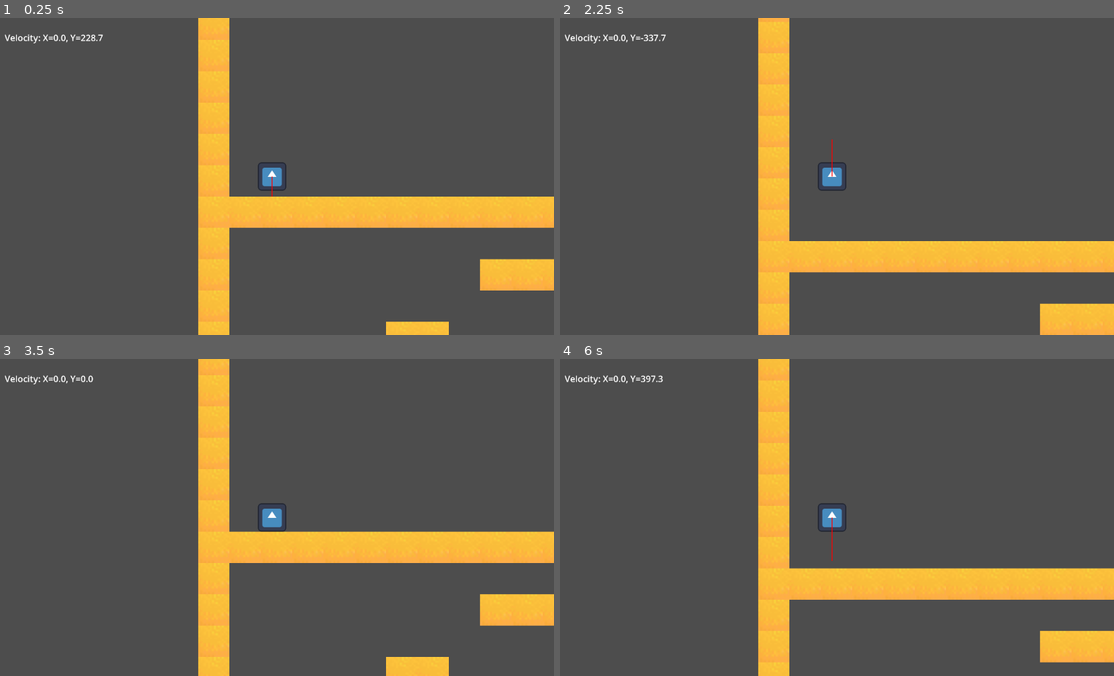
Above: before the commit, frames 1-4 (two rows, left to right).
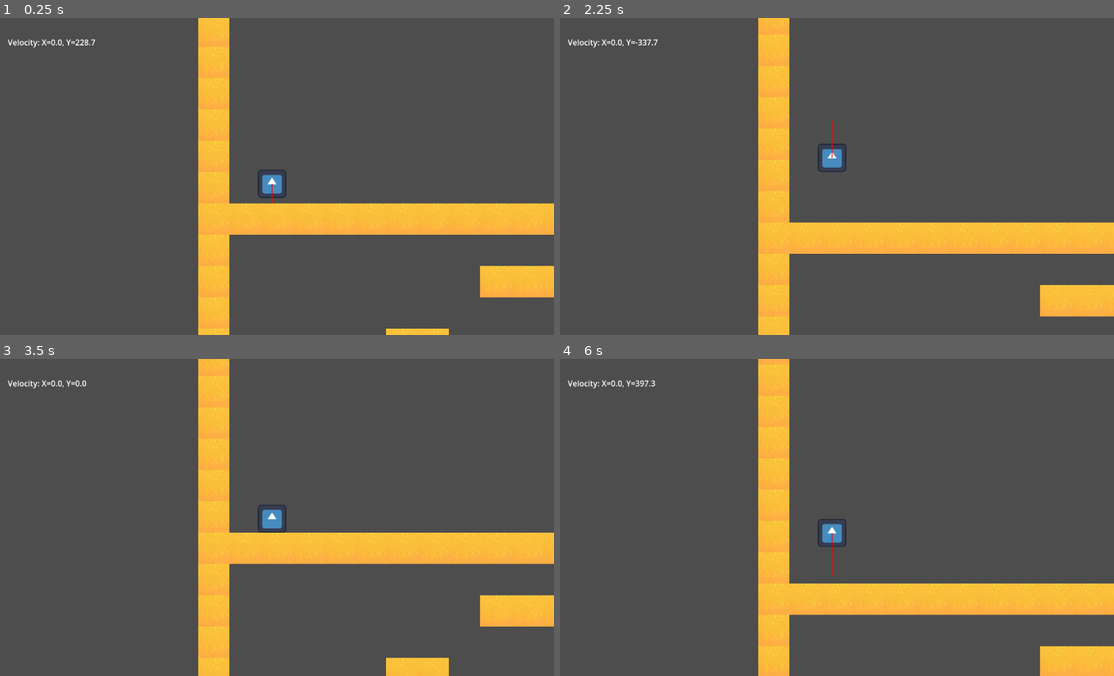
Above: after the commit, the same moments.

Repository: ImShyMike/platformer
Game: Godot game, scene res://main.tscn
Same seed, same stepped clock (60 frames per second), same inputs: the game is played once before the commit and once after it. The engine's default icon, where the game draws it, is replaced by a stand-in: a white triangle on a blue panel in a dark square.
Inputs:
- Up to frame 1 (0.25 s): no input
- Up to frame 2 (2.25 s): tap Enter at 1.25 s; tap Space at 2 s
- Up to frame 3 (3.5 s): no input
- Up to frame 4 (6 s): tap Enter at 4.25 s; tap Space at 5 s

The runs differ from the first frame. In frame 1, 4.1% of the frame differs, in the area x 0-100%, y 5-98%; in frame 2, 9.6%, in the area x 0-100%, y 1-100%; in frame 3, 1.1%; in frame 4, 7.8%.

Commit message:
camera smoothing

Diff:
--- a/platformer/main.tscn
+++ b/platformer/main.tscn
@@ -6,8 +6,8 @@
 [sub_resource type="GDScript" id="GDScript_0xm2m"]
 script/source = "extends CharacterBody2D
 
-@onready var velocity_label = $Camera2D/VelocityLabel
-@onready var velocity_line = $Camera2D/Line2D
+@onready var velocity_label = $UI/VelocityLabel
+@onready var velocity_line = $Line2D
 
 const SPEED = 400.0
 const JUMP_VELOCITY = -550.0
@@ -73,9 +73,6 @@
 
 [sub_resource type="RectangleShape2D" id="RectangleShape2D_ig7tw"]
 size = Vector2(128, 128)
-
-[sub_resource type="Theme" id="Theme_1bvp3"]
-default_font_size = 40
 
 [sub_resource type="TileSetAtlasSource" id="TileSetAtlasSource_h2yge"]
 texture = ExtResource("2_0xm2m")
@@ -1668,18 +1665,22 @@
 
 [node name="Camera2D" type="Camera2D" parent="Player"]
 position = Vector2(192.889, 1126.22)
+process_callback = 0
+position_smoothing_enabled = true
 position_smoothing_speed = 8.0
 
-[node name="VelocityLabel" type="RichTextLabel" parent="Player/Camera2D"]
+[node name="UI" type="CanvasLayer" parent="Player"]
+
+[node name="VelocityLabel" type="RichTextLabel" parent="Player/UI"]
 z_index = 100
-offset_left = -1214.0
-offset_top = -658.0
-offset_right = -541.0
-offset_bottom = -507.0
-theme = SubResource("Theme_1bvp3")
+offset_left = 36.0
+offset_top = 38.0
+offset_right = 709.0
+offset_bottom = 189.0
 metadata/_edit_use_anchors_ = true
 
-[node name="Line2D" type="Line2D" parent="Player/Camera2D"]
+[node name="Line2D" type="Line2D" parent="Player"]
+position = Vector2(192.889, 1126.22)
 
 [node name="TileMapLayer" type="TileMapLayer" parent="."]
 scale = Vector2(4, 4)
Not shown: 1 places in platformer/main.tscn that only renumber resources
